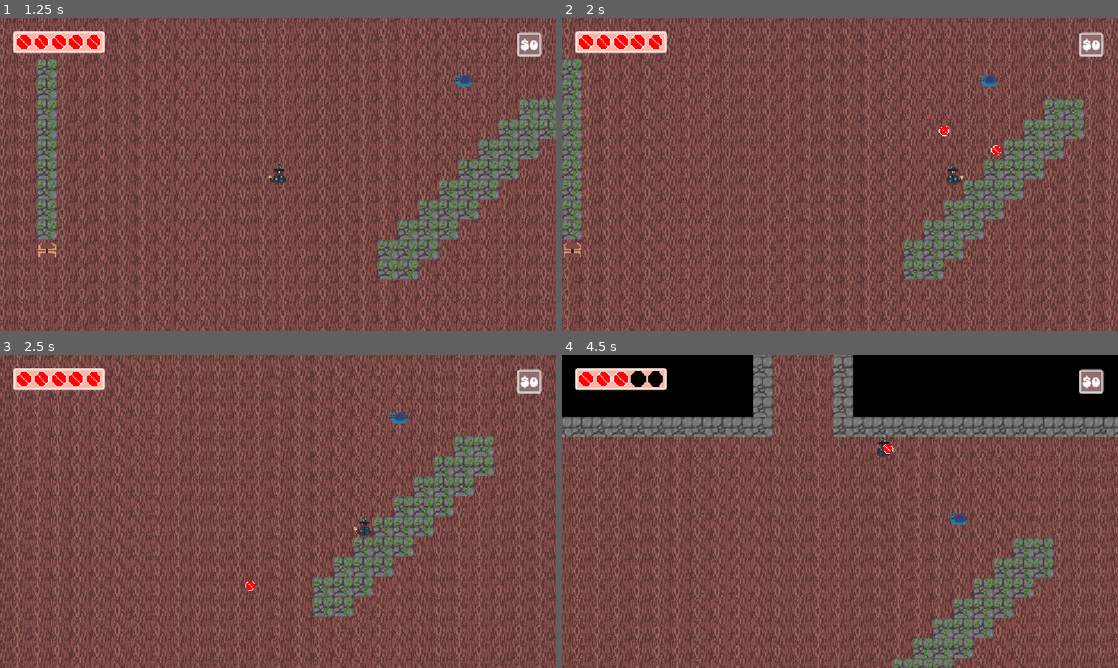
Above: before the commit, frames 1-4 (two rows, left to right).
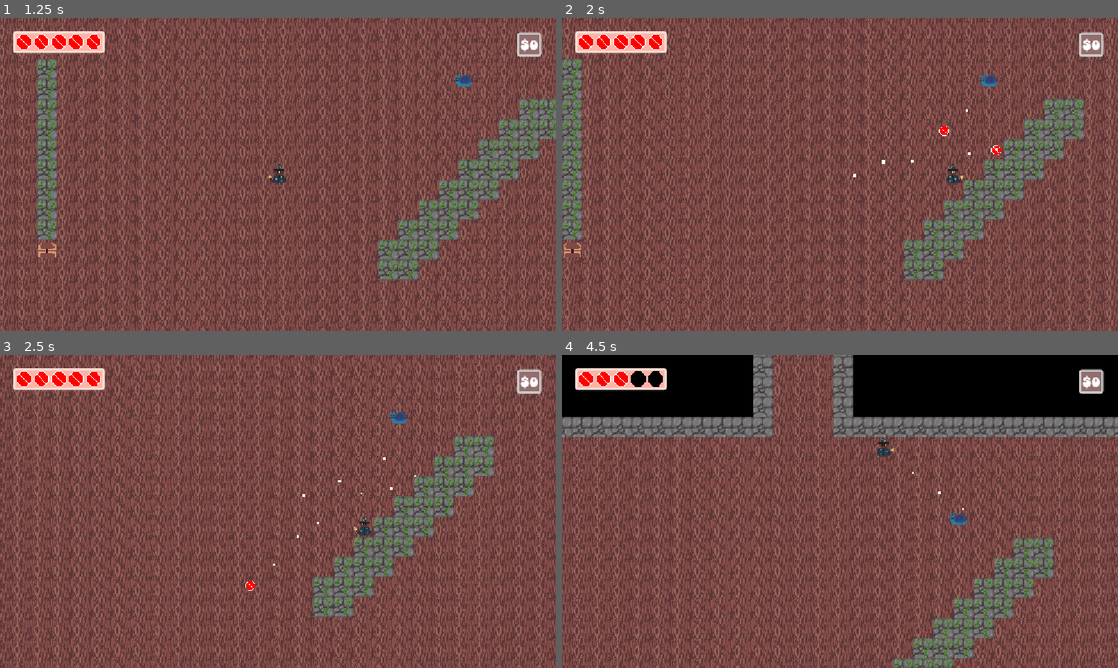
Above: after the commit, the same moments.

Repository: teganmy/wizard-cat-cat-wizard
Game: Godot game, scene res://main.tscn
Two runs of this game, one before a commit and one after it. Both use one fixed random seed, a clock stepped at 60 frames per second and the inputs below.
Inputs (mouse positions are in pixels of both pictures, inside the frame that each line leads up to):
- Up to frame 1 (1.25 s): click "New Game" at 0.5 s
- Up to frame 2 (2 s): tap Enter (interact) at 1.25 s; move the mouse to (962, 158) at 1.27 s; hold Right (player_right) from 1.28 s (still down); tap Space (fire) at 1.35 s
- Up to frame 3 (2.5 s): move the mouse to (166, 527) at 2.02 s; release Right (player_right) at 2.03 s; hold Down (player_down) from 2.03 s (still down); tap Enter (interact) at 2.1 s
- Up to frame 4 (4.5 s): move the mouse to (895, 442) at 2.77 s; release Down (player_down) at 2.78 s; hold Right (player_right) 2.78-3.53 s; tap Shift (player_dodge) at 2.85 s; move the mouse to (812, 574) at 3.52 s; hold W (player_up) 3.53-4.28 s; tap Space (fire) at 3.6 s; move the mouse to (1006, 558) at 4.27 s; hold Left (player_left) from 4.28 s (still down); tap Enter (interact) at 4.35 s

Frame 1 is identical in both runs. In frame 2, less than 0.1% of the frame differs, in the area x 52-79%, y 29-51%; in frame 3, less than 0.1%; in frame 4, less than 0.1%, in the area x 57-73%, y 28-50%.

Commit message:
Added particles to areabullets

Diff:
--- a/wizard-cat-game/area_bullet.gd
+++ b/wizard-cat-game/area_bullet.gd
@@ -2,11 +2,23 @@
 
 @export var dir: Vector2 = Vector2.ZERO
 @export var speed: float = 500.0
+@onready var particles := $GPUParticles2D
+
+func ready() -> void:
+	particles.material.direction = Vector3(dir.x, dir.y, 0.0)
 
 func _physics_process(delta: float) -> void:
 	translate(speed * dir * delta)
 
 func _on_body_entered(_body: Node2D) -> void:
+	_clean_up.call_deferred()
+
+func _on_hitbox_landed() -> void:
+	_clean_up.call_deferred()
+
+func _clean_up() -> void:
+	$Sprite2D.hide()
+	particles.amount_ratio = 0.0
+	$Hitbox.monitorable = false
+	await get_tree().create_timer(2.0).timeout
 	queue_free()
-func _on_hitbox_landed() -> void:
-	queue_free()
--- a/wizard-cat-game/area_bullet.tscn
+++ b/wizard-cat-game/area_bullet.tscn
@@ -9,6 +9,18 @@
 
 [sub_resource type="CircleShape2D" id="CircleShape2D_1iwn5"]
 radius = 8.0
+
+[sub_resource type="ParticleProcessMaterial" id="ParticleProcessMaterial_gpvk7"]
+lifetime_randomness = 0.4
+particle_flag_disable_z = true
+spread = 60.0
+initial_velocity_min = 48.39
+initial_velocity_max = 48.39
+gravity = Vector3(0, 0, 0)
+damping_min = 11.828001
+damping_max = 26.882002
+scale_min = 0.0
+scale_max = 5.38
 
 [node name="AreaBullet" type="Area2D" unique_id=1377176640]
 collision_layer = 0
@@ -29,4 +41,9 @@
 [node name="CollisionShape2D" type="CollisionShape2D" parent="Hitbox" unique_id=723727561]
 shape = SubResource("CircleShape2D_1iwn5")
 
+[node name="GPUParticles2D" type="GPUParticles2D" parent="." unique_id=297831709]
+amount = 10
+process_material = SubResource("ParticleProcessMaterial_gpvk7")
+
 [connection signal="body_entered" from="." to="." method="_on_body_entered"]
+[connection signal="landed" from="Hitbox" to="." method="_on_hitbox_landed"]
